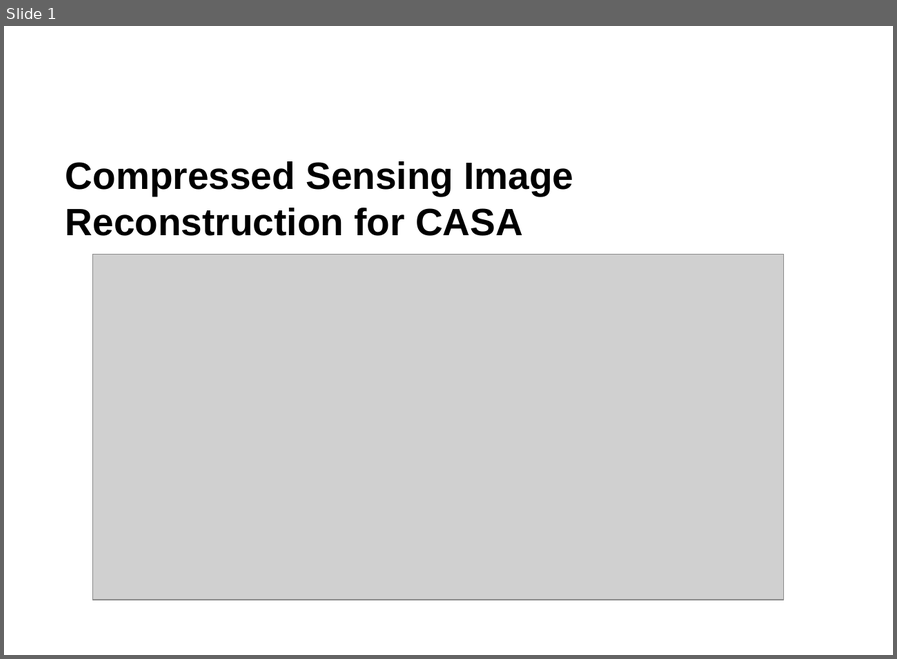
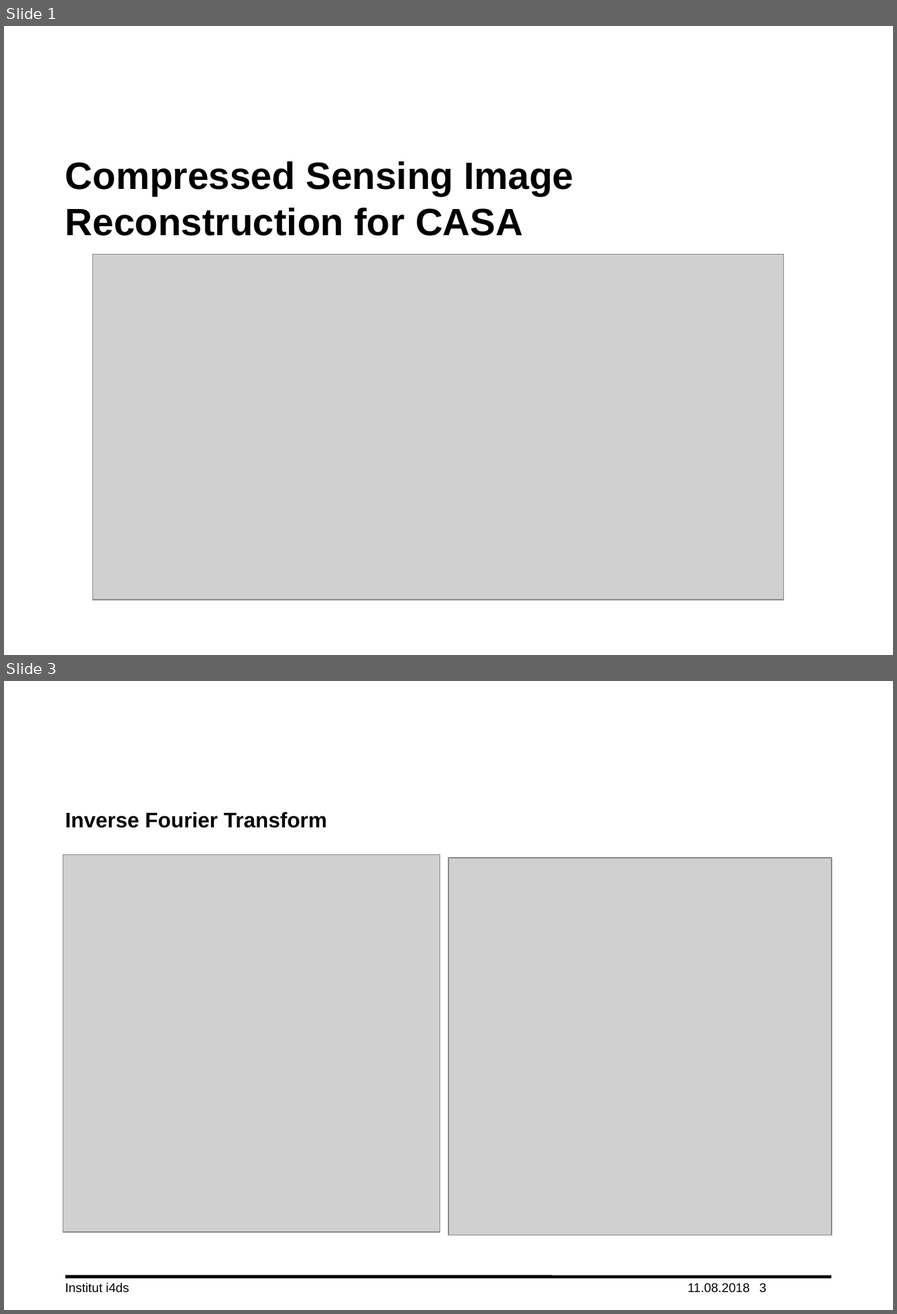
Before and after one commit to lord-blueberry/p7-doc, a slide deck: ppt/praes.pptx. Shown one above the other, each under a label of ours: slide 1 before the commit, slides 1 and 3 after it; the slides between them are not shown. The pictures are 897x659 and 897x1314 pixels, drawn with LibreOffice and Linux fonts; fonts in the diff are those of the drawing; grey boxes stand for pictures; background and template pictures are left out. Boxes give left, top, right and bottom in pixels: in the first picture for what was removed or moved away, otherwise in the second. Text is boxed around its words. In the diff, an @@ line names an element or a change of style, - is before the commit and + after.

```diff
--- a/ppt/praes.pptx
+++ b/ppt/praes.pptx
@@ slide 3 added at bbox=[4, 681, 893, 1310], background #FFFFFF @@
@@ title added at bbox=[65, 811, 327, 828], 20 pt, text #000000, bold @@
+Inverse Fourier Transform
@@ picture added at bbox=[63, 854, 440, 1232] @@
@@ picture added at bbox=[449, 858, 832, 1234] @@
@@ line added from (65, 1276) to (831, 1276), #000000 3 pt @@
@@ text added at bbox=[65, 1282, 130, 1292], 12 pt, text #000000 @@
+Institut i4ds
@@ text added at bbox=[687, 1283, 749, 1292], 12 pt, text #000000 @@
+11.08.2018
@@ page number added at bbox=[759, 1283, 766, 1292], 12 pt, text #000000 @@
+3
```
Also in this commit, not shown: 13 slides changed, 3 other slides added, 5 other files.
